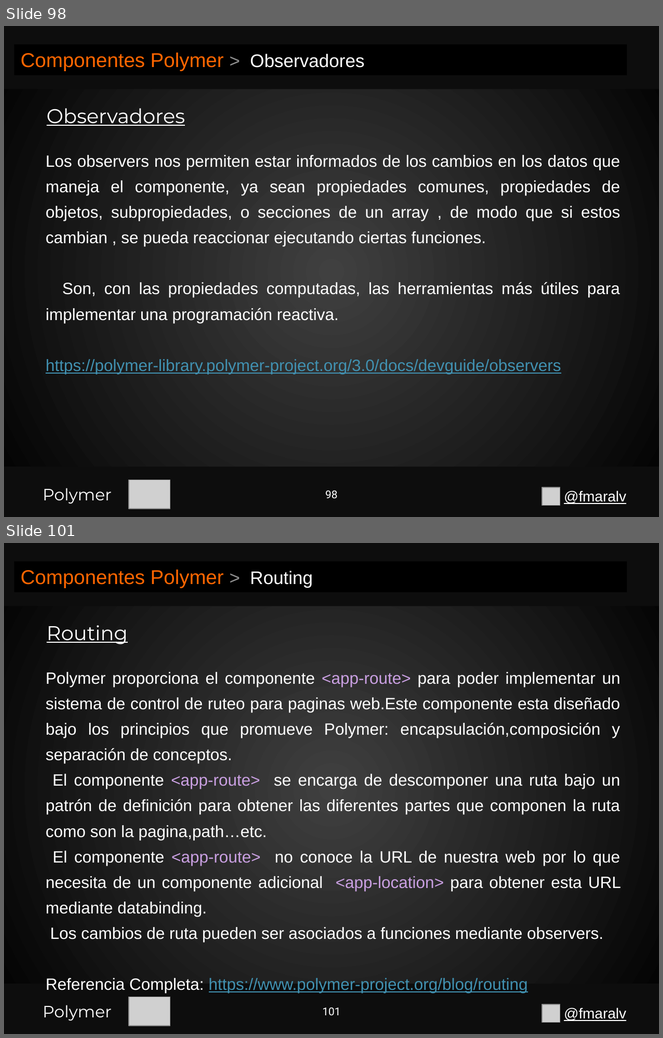
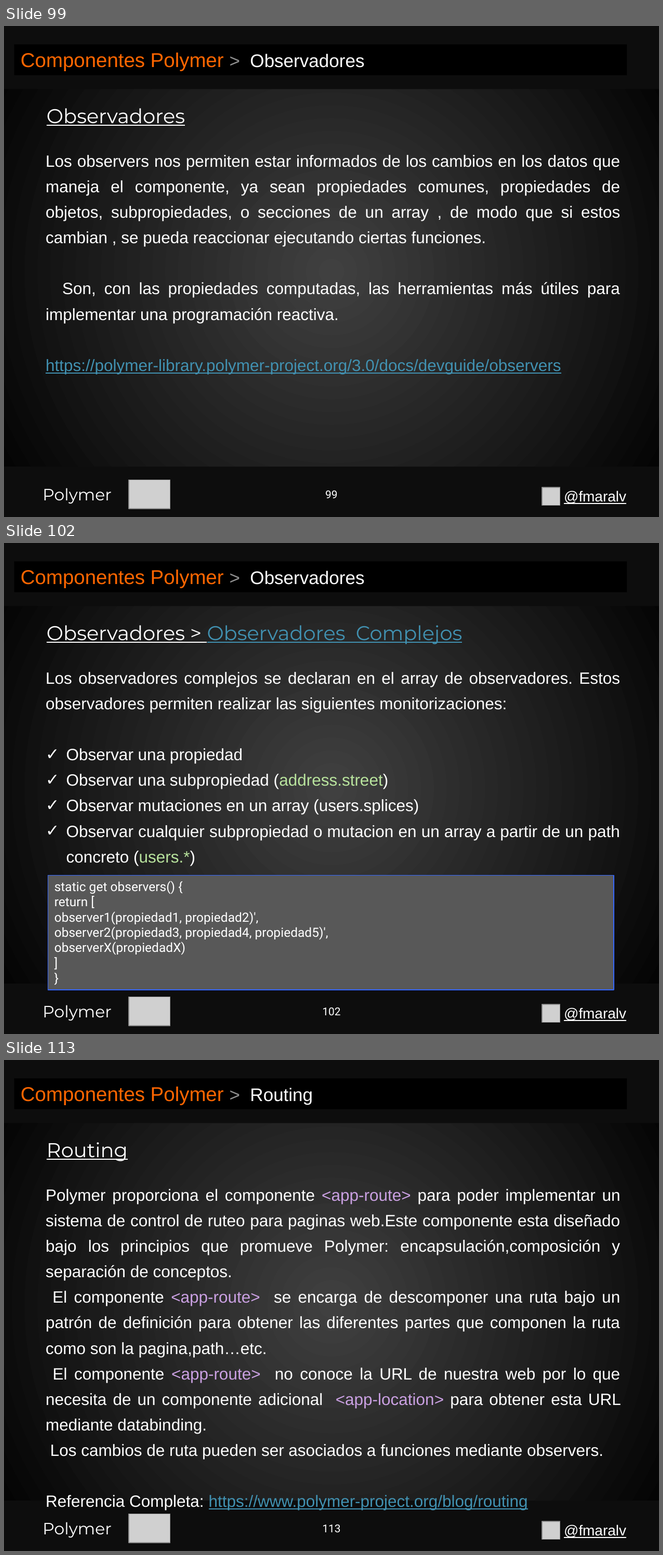
Before and after one commit to fmaralv/Presentacion, a slide deck: Polymer.pptx. Shown one above the other, each under a label of ours: slides 98 and 101 before the commit, slides 99, 102 and 113 after it; the slides between them are not shown. The pictures are 663x1038 and 663x1555 pixels, drawn with LibreOffice and Linux fonts; fonts in the diff are those of the drawing; grey boxes stand for pictures. Boxes give left, top, right and bottom in pixels: in the first picture for what was removed or moved away, otherwise in the second. Text is boxed around its words. In the diff, an @@ line names an element or a change of style, - is before the commit and + after.

```diff
--- a/Polymer.pptx
+++ b/Polymer.pptx
@@ slide 102 added at (x1=4, y1=543, x2=659, y2=1034), background gradient #404040 to #000000 @@
@@ rectangle added at (x1=4, y1=543, x2=659, y2=606), fill #0D0D0D @@
@@ rectangle added at (x1=14, y1=561, x2=627, y2=592), fill #000000, 22 pt, text #FF6600 @@
+Componentes Polymer > Observadores
@@ text added at (x1=47, y1=625, x2=463, y2=644), 22 pt, text #4191B1, underline @@
+Observadores > Observadores Complejos
@@ text added at (x1=46, y1=672, x2=620, y2=866), 18 pt, text #FFFFFF @@
+Los observadores complejos se declaran en el array de observadores. Estos observadores permiten realizar las siguientes monitorizaciones:
+✓ Observar una propiedad
+✓ Observar una subpropiedad (address.street)
+✓ Observar mutaciones en un array (users.splices)
+✓ Observar cualquier subpropiedad o mutacion en un array a partir de un path concreto (users.*)
@@ rectangle added at (x1=48, y1=876, x2=614, y2=991), fill #585858, outline #3366FF 1 pt, 14 pt, text #FFFFFF @@
+static get observers() {
+return [
+observer1(propiedad1, propiedad2)',
+observer2(propiedad3, propiedad4, propiedad5)',
+observerX(propiedadX)
+]
+}
@@ rectangle added at (x1=4, y1=984, x2=659, y2=1034), fill #0D0D0D @@
@@ rectangle added at (x1=4, y1=984, x2=659, y2=1034), fill #0D0D0D @@
@@ text added at (x1=42, y1=1005, x2=112, y2=1021), 18 pt, text #FFFFFF @@
+Polymer
@@ picture added at (x1=129, y1=997, x2=170, y2=1026) @@
@@ page number added at (x1=322, y1=1008, x2=340, y2=1016), 12 pt, text #FFFFFF @@
+102
@@ picture added at (x1=542, y1=1005, x2=560, y2=1023) @@
@@ text added at (x1=564, y1=1008, x2=626, y2=1021), 16 pt, text #FFFFFF, underline @@
+@fmaralv
@@ what was slide 98 is now slide 99 @@
@@ page number at (x1=325, y1=491, x2=338, y2=499): text changed @@
-98
+99
@@ what was slide 101 is now slide 113 @@
@@ page number at (x1=322, y1=1525, x2=340, y2=1533): text changed @@
-101
+113
```
Also in this commit, not shown: 3 slides changed, 19 other slides added.
